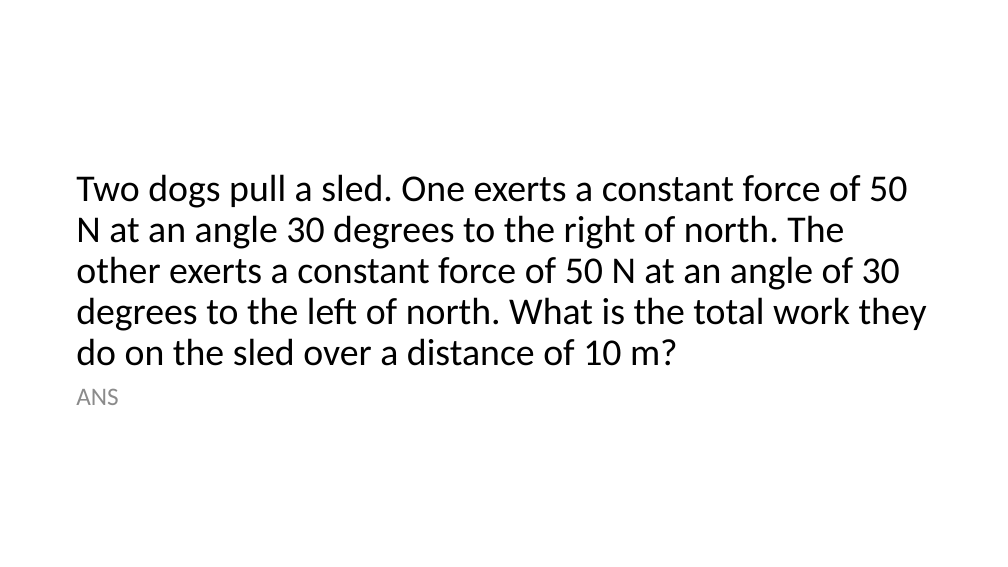
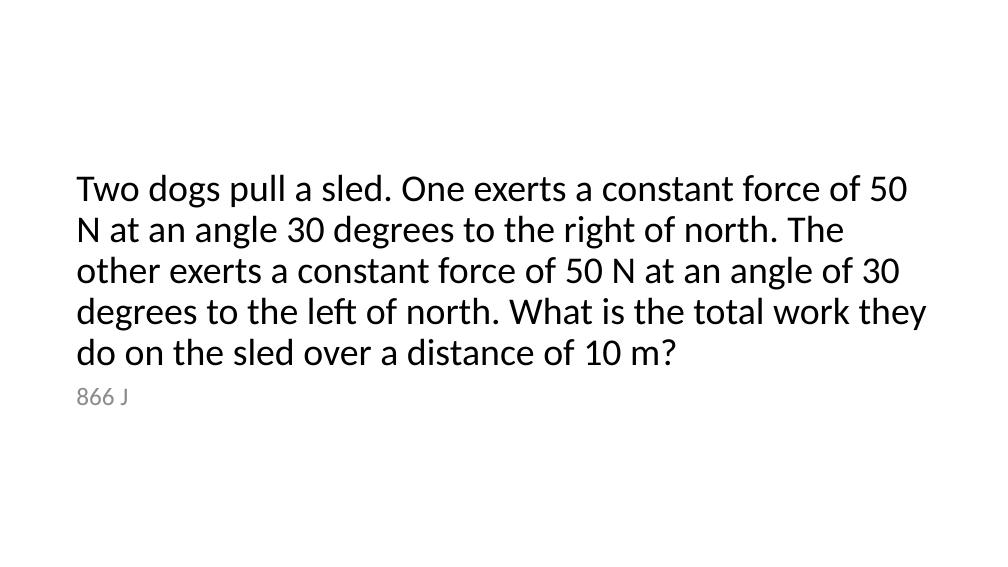
Before and after one commit to jwknaup/Junior, a slide deck: slide 6 of SI - 121/Exam 3 Review Ch 6-8.pptx. Drawn at 1008x567 pixels with LibreOffice and Linux fonts; fonts in the diff are those of the drawing. Boxes give left, top, right and bottom in pixels: in the first picture for what was removed or moved away, otherwise in the second. Text is boxed around its words. In the diff, an @@ line names an element or a change of style, - is before the commit and + after.

```diff
--- a/SI - 121/Exam 3 Review Ch 6-8.pptx
+++ b/SI - 121/Exam 3 Review Ch 6-8.pptx
@@ text at (76, 388, 128, 405): text changed @@
-ANS
+866 J
```
Also in this commit, not shown: 8 other slides changed.
